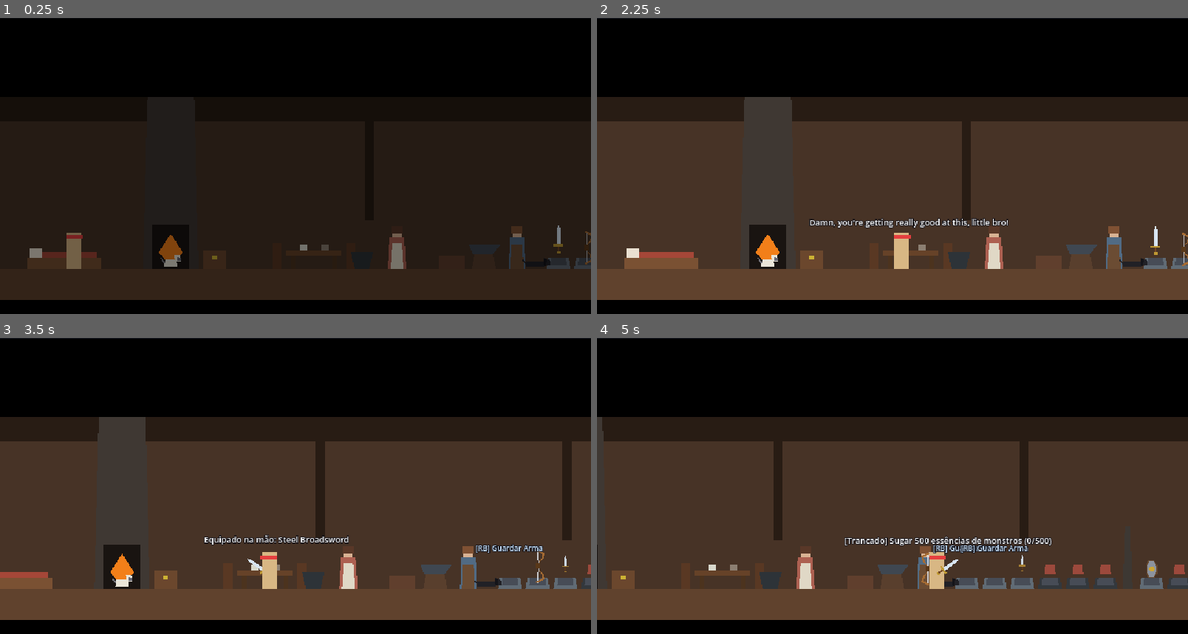
Above: before the commit, frames 1-4 (two rows, left to right).
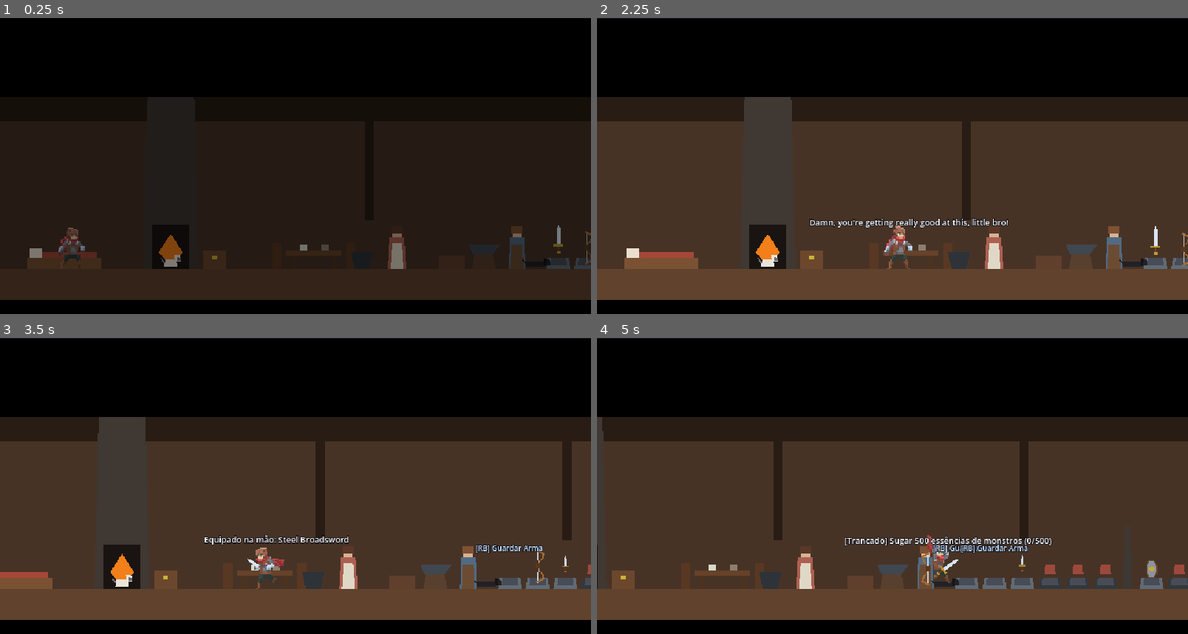
Above: after the commit, the same moments.

Repository: Theadrill/Godot-Roguelike-Prototype
Game: Godot game, scene res://src/world/hub/family_house.tscn
Two runs of this game, one before a commit and one after it. Both use one fixed random seed, a clock stepped at 60 frames per second and the inputs below.
Inputs (mouse positions are in pixels of both pictures, inside the frame that each line leads up to):
- Up to frame 1 (0.25 s): no input
- Up to frame 2 (2.25 s): tap Enter (ui_accept) at 0.5 s; move the mouse to (992, 251) at 0.52 s; press the mouse at (992, 251) at 0.53 s; hold D (move_right) 0.53-2 s; tap Space (jump) at 0.77, 1.07, 1.52, 1.82 s; right-click (992, 251) at 0.8 s; move the mouse to (1117, 251) at 1.27 s; release the mouse at (1117, 251) at 1.28 s; right-click (1117, 251) at 1.35 s; click (1117, 251) at 1.42 s; tap Q (heal) at 1.55 s; click "X" at 2 s
- Up to frame 3 (3.5 s): move the mouse to (561, 571) at 2.77 s; hold A (move_left) from 2.78 s (still down); hold Shift (roll) from 2.78 s (still down); tap Q (heal) at 2.85 s; click (561, 571) at 2.92 s
- Up to frame 4 (5 s): move the mouse to (1134, 571) at 3.52 s; release A (move_left) at 3.53 s; release Shift (roll) at 3.53 s; hold D (move_right) from 3.53 s (still down); tap Shift (roll) at 3.6 s; click (1134, 571) at 3.67 s; tap Space (jump) at 3.77, 3.8, 4.07 s; move the mouse to (1128, 571) at 4.27 s; hold Space (jump) from 4.28 s (still down); click (1128, 571) at 4.55 s

The runs differ from the first frame. In frame 1, 0.4% of the frame differs, in the area x 9-15%, y 70-85%; in frame 2, 0.5%; in frame 3, 0.5%, in the area x 43-49%, y 70-85%; in frame 4, 0.4%.

Commit message:
feat(player): integrate adventurer sprites for idle, run, jump, fall and crouch

Diff:
--- /dev/null
+++ b/assets/player/adventurer/player_frames.tres
@@ -0,0 +1,189 @@
+[gd_resource type="SpriteFrames" load_steps=29 format=3 uid="uid://player_frames_unified_01"]
+
+[ext_resource type="Texture2D" path="res://assets/player/adventurer/idle/player_idle_sheet.png" id="1_idle_sheet"]
+[ext_resource type="Texture2D" path="res://assets/player/adventurer/run/player_run_sheet.png" id="2_run_sheet"]
+[ext_resource type="Texture2D" path="res://assets/player/adventurer/jump/player_jump_sheet.png" id="3_jump_sheet"]
+[ext_resource type="Texture2D" path="res://assets/player/adventurer/crouch/player_crouch_sheet.png" id="4_crouch_sheet"]
+[ext_resource type="Texture2D" path="res://assets/player/adventurer/fall/player_fall_sheet.png" id="5_fall_sheet"]
+
+[sub_resource type="AtlasTexture" id="AtlasTexture_idle_0"]
+atlas = ExtResource("1_idle_sheet")
+region = Rect2(0, 0, 83, 62)
+
+[sub_resource type="AtlasTexture" id="AtlasTexture_idle_1"]
+atlas = ExtResource("1_idle_sheet")
+region = Rect2(83, 0, 83, 62)
+
+[sub_resource type="AtlasTexture" id="AtlasTexture_idle_2"]
+atlas = ExtResource("1_idle_sheet")
+region = Rect2(0, 62, 83, 62)
+
+[sub_resource type="AtlasTexture" id="AtlasTexture_idle_3"]
+atlas = ExtResource("1_idle_sheet")
+region = Rect2(83, 62, 83, 62)
+
+[sub_resource type="AtlasTexture" id="AtlasTexture_run_0"]
+atlas = ExtResource("2_run_sheet")
+region = Rect2(0, 0, 83, 62)
+
+[sub_resource type="AtlasTexture" id="AtlasTexture_run_1"]
+atlas = ExtResource("2_run_sheet")
+region = Rect2(83, 0, 83, 62)
+
+[sub_resource type="AtlasTexture" id="AtlasTexture_run_2"]
+atlas = ExtResource("2_run_sheet")
+region = Rect2(0, 62, 83, 62)
+
+[sub_resource type="AtlasTexture" id="AtlasTexture_run_3"]
+atlas = ExtResource("2_run_sheet")
+region = Rect2(83, 62, 83, 62)
+
+[sub_resource type="AtlasTexture" id="AtlasTexture_run_4"]
+atlas = ExtResource("2_run_sheet")
+region = Rect2(0, 124, 83, 62)
+
+[sub_resource type="AtlasTexture" id="AtlasTexture_run_5"]
+atlas = ExtResource("2_run_sheet")
+region = Rect2(83, 124, 83, 62)
+
+[sub_resource type="AtlasTexture" id="AtlasTexture_jump_0"]
+atlas = ExtResource("3_jump_sheet")
+region = Rect2(0, 0, 83, 62)
+
+[sub_resource type="AtlasTexture" id="AtlasTexture_jump_1"]
+atlas = ExtResource("3_jump_sheet")
+region = Rect2(83, 0, 83, 62)
+
+[sub_resource type="AtlasTexture" id="AtlasTexture_jump_2"]
+atlas = ExtResource("3_jump_sheet")
+region = Rect2(0, 62, 83, 62)
+
+[sub_resource type="AtlasTexture" id="AtlasTexture_jump_3"]
+atlas = ExtResource("3_jump_sheet")
+region = Rect2(83, 62, 83, 62)
+
+[sub_resource type="AtlasTexture" id="AtlasTexture_crouch_0"]
+atlas = ExtResource("4_crouch_sheet")
+region = Rect2(0, 0, 83, 62)
+
+[sub_resource type="AtlasTexture" id="AtlasTexture_crouch_1"]
+atlas = ExtResource("4_crouch_sheet")
+region = Rect2(83, 0, 83, 62)
+
+[sub_resource type="AtlasTexture" id="AtlasTexture_crouch_2"]
+atlas = ExtResource("4_crouch_sheet")
+region = Rect2(0, 62, 83, 62)
+
+[sub_resource type="AtlasTexture" id="AtlasTexture_crouch_3"]
+atlas = ExtResource("4_crouch_sheet")
+region = Rect2(83, 62, 83, 62)
+
+[sub_resource type="AtlasTexture" id="AtlasTexture_fall_0"]
+atlas = ExtResource("5_fall_sheet")
+region = Rect2(0, 0, 83, 62)
+
+[sub_resource type="AtlasTexture" id="AtlasTexture_fall_1"]
+atlas = ExtResource("5_fall_sheet")
+region = Rect2(0, 62, 83, 62)
+
+[resource]
+animations = [{
+"frames": [{
+"duration": 1.0,
+"texture": SubResource("AtlasTexture_crouch_0")
+}, {
+"duration": 1.0,
+"texture": SubResource("AtlasTexture_crouch_1")
+}, {
+"duration": 1.0,
+"texture": SubResource("AtlasTexture_crouch_2")
+}, {
+"duration": 1.0,
+"texture": SubResource("AtlasTexture_crouch_3")
+}],
+"loop": true,
+"name": &"crouch",
+"speed": 6.0
+}, {
+"frames": [{
+"duration": 1.0,
+"texture": SubResource("AtlasTexture_fall_0")
+}, {
+"duration": 1.0,
+"texture": SubResource("AtlasTexture_fall_1")
+}],
+"loop": true,
+"name": &"fall",
+"speed": 6.0
+}, {
+"frames": [{
+"duration": 1.0,
+"texture": SubResource("AtlasTexture_jump_2")
+}, {
+"duration": 1.0,
+"texture": SubResource("AtlasTexture_fall_0")
+}, {
+"duration": 1.0,
+"texture": SubResource("AtlasTexture_fall_1")
+}],
+"loop": false,
+"name": &"fall_from_jump",
+"speed": 9.0
+}, {
+"frames": [{
+"duration": 1.0,
+"texture": SubResource("AtlasTexture_idle_0")
+}, {
+"duration": 1.0,
+"texture": SubResource("AtlasTexture_idle_1")
+}, {
+"duration": 1.0,
+"texture": SubResource("AtlasTexture_idle_2")
+}, {
+"duration": 1.0,
+"texture": SubResource("AtlasTexture_idle_3")
+}],
+"loop": true,
+"name": &"idle",
+"speed": 6.0
+}, {
+"frames": [{
+"duration": 1.0,
+"texture": SubResource("AtlasTexture_jump_0")
+}, {
+"duration": 1.0,
+"texture": SubResource("AtlasTexture_jump_1")
+}, {
+"duration": 1.0,
+"texture": SubResource("AtlasTexture_jump_2")
+}, {
+"duration": 1.0,
+"texture": SubResource("AtlasTexture_jump_3")
+}],
+"loop": false,
+"name": &"jump",
+"speed": 10.0
+}, {
+"frames": [{
+"duration": 1.0,
+"texture": SubResource("AtlasTexture_run_0")
+}, {
+"duration": 1.0,
+"texture": SubResource("AtlasTexture_run_1")
+}, {
+"duration": 1.0,
+"texture": SubResource("AtlasTexture_run_2")
+}, {
+"duration": 1.0,
+"texture": SubResource("AtlasTexture_run_3")
+}, {
+"duration": 1.0,
+"texture": SubResource("AtlasTexture_run_4")
+}, {
+"duration": 1.0,
+"texture": SubResource("AtlasTexture_run_5")
+}],
+"loop": true,
+"name": &"run",
+"speed": 10.0
+}]
--- a/src/core/state_machine.gd
+++ b/src/core/state_machine.gd
@@ -5,6 +5,7 @@
 @export var initial_state: State
 
 var current_state: State
+var previous_state: State = null
 var states: Dictionary = {}
 
 func _ready() -> void:
@@ -46,6 +47,8 @@
 	if current_state == new_state:
 		return
 
+	previous_state = current_state
+
 	if current_state:
 		current_state.exit()
 
--- a/src/entities/player/player.gd
+++ b/src/entities/player/player.gd
@@ -108,6 +108,8 @@
 @onready var collision_shape: CollisionShape2D = $CollisionShape2D
 @onready var visual: Node2D = $Visual
 @onready var body_polygon: Polygon2D = $Visual/BodyPlaceholder
+@onready var player_sprite: AnimatedSprite2D = $Visual.get_node_or_null("PlayerSprite") as AnimatedSprite2D
+@onready var idle_sprite: AnimatedSprite2D = player_sprite
 @onready var ceiling_check: RayCast2D = $CeilingCheck
 @onready var enemy_overlap_detector: Area2D = $EnemyOverlapDetector
 @onready var hitbox: Hitbox = $Visual/Hitbox
@@ -153,6 +155,9 @@
 		var default_shield := load("res://src/entities/equipment/shields/shield_buckler_base.tres") as ShieldData
 		if default_shield:
 			shield = default_shield
+
+	if player_sprite:
+		player_sprite.animation_finished.connect(_on_player_sprite_animation_finished)
 
 	_refresh_equipped_visuals()
 	_update_equipment_depth()
@@ -322,6 +327,37 @@
 		else:
 			main_hand_socket.rotation_degrees = -35.0
 
+func play_animation(anim_name: StringName) -> void:
+	if not player_sprite:
+		return
+	player_sprite.visible = true
+	if body_polygon:
+		body_polygon.visible = false
+	var headband := visual.get_node_or_null("HeadbandPlaceholder") as CanvasItem
+	if headband:
+		headband.visible = false
+
+	# All animations now follow the standardized 83x62 canvas with feet at row 60 (y = 0 in world)
+	player_sprite.position = Vector2(-2, -29)
+
+	if player_sprite.sprite_frames and player_sprite.sprite_frames.has_animation(anim_name):
+		player_sprite.play(anim_name)
+
+func _on_player_sprite_animation_finished() -> void:
+	# Transição suave: após a ponte de desenrolar do pulo, mantém o loop de queda fluida
+	if player_sprite and player_sprite.animation == &"fall_from_jump":
+		player_sprite.play(&"fall")
+
+func stop_animation() -> void:
+	if player_sprite:
+		player_sprite.visible = false
+		player_sprite.stop()
+	if body_polygon:
+		body_polygon.visible = true
+	var headband := visual.get_node_or_null("HeadbandPlaceholder") as CanvasItem
+	if headband:
+		headband.visible = true
+
 func _physics_process(delta: float) -> void:
 	if is_dead:
 		velocity.x = move_toward(velocity.x, 0.0, 900.0 * delta)
@@ -617,7 +653,8 @@
 	if crouched:
 		rect.size = Vector2(16.0, 20.0)
 		collision_shape.position = Vector2(0.0, -10.0)
-		visual.scale.y = 0.5
+		if not player_sprite or not player_sprite.visible:
+			visual.scale.y = 0.5
 		if hurtbox and hurtbox.has_node("CollisionShape2D"):
 			var h_rect := hurtbox.get_node("CollisionShape2D").shape as RectangleShape2D
 			if h_rect:
--- a/src/entities/player/player.tscn
+++ b/src/entities/player/player.tscn
@@ -23,6 +23,7 @@
 [ext_resource type="Script" path="res://src/entities/player/states/ranged_attack_state.gd" id="21_ranged_attack"]
 [ext_resource type="Script" path="res://src/entities/player/states/heal_state.gd" id="22_heal"]
 [ext_resource type="PackedScene" path="res://src/ui/death_screen.tscn" id="23_death_screen"]
+[ext_resource type="SpriteFrames" uid="uid://player_frames_unified_01" path="res://assets/player/adventurer/player_frames.tres" id="24_player_frames"]
 
 [sub_resource type="RectangleShape2D" id="RectangleShape2D_1"]
 resource_local_to_scene = true
@@ -109,6 +110,12 @@
 z_index = -1
 position = Vector2(7, -19)
 
+[node name="PlayerSprite" type="AnimatedSprite2D" parent="Visual"]
+visible = false
+position = Vector2(-2, -29)
+sprite_frames = ExtResource("24_player_frames")
+animation = &"idle"
+
 [node name="BodyPlaceholder" type="Polygon2D" parent="Visual"]
 color = Color(0.18, 0.58, 0.58, 1)
 polygon = PackedVector2Array(-8, 0, 8, 0, 8, -40, -8, -40)
--- a/src/entities/player/states/crouch_state.gd
+++ b/src/entities/player/states/crouch_state.gd
@@ -9,10 +9,12 @@
 func enter() -> void:
 	player = character as Player
 	player.velocity.x = 0.0
+	player.play_animation(&"crouch")
 	player.set_crouched(true)
 
 func exit() -> void:
 	player.set_crouched(false)
+	player.stop_animation()
 
 func physics_update(delta: float) -> void:
 	if player.is_input_locked:
--- a/src/entities/player/states/double_jump_state.gd
+++ b/src/entities/player/states/double_jump_state.gd
@@ -9,6 +9,10 @@
 	player.velocity.y = player.double_jump_velocity
 	player.is_wall_recovery_active = false
 	player.fall_peak_y = minf(player.fall_peak_y, player.global_position.y)
+	player.play_animation(&"jump")
+
+func exit() -> void:
+	player.stop_animation()
 
 func physics_update(delta: float) -> void:
 	# Wall jump OR Wall Regrab Recovery check if pressing jump while touching wall
--- a/src/entities/player/states/fall_state.gd
+++ b/src/entities/player/states/fall_state.gd
@@ -9,6 +9,15 @@
 		player.fall_peak_y = player.global_position.y
 	else:
 		player.fall_peak_y = minf(player.fall_peak_y, player.global_position.y)
+
+	var prev_state_name: String = state_machine.previous_state.name if state_machine and state_machine.previous_state else ""
+	if prev_state_name in ["Jump", "DoubleJump", "WallJump"]:
+		player.play_animation(&"fall_from_jump")
+	else:
+		player.play_animation(&"fall")
+
+func exit() -> void:
+	player.stop_animation()
 
 func physics_update(delta: float) -> void:
 	if player.is_on_floor():
--- a/src/entities/player/states/hard_landing_state.gd
+++ b/src/entities/player/states/hard_landing_state.gd
@@ -13,6 +13,7 @@
 	player = character as Player
 	player.velocity = Vector2.ZERO
 	recovery_timer = 0.0
+	player.play_animation(&"idle")
 
 	# Squash on knee impact: squashed Y (crouch height) and wider X
 	var face: float = float(player.facing_direction)
@@ -21,6 +22,7 @@
 func exit() -> void:
 	var face: float = float(player.facing_direction)
 	player.visual.scale = Vector2(face, 1.0)
+	player.stop_animation()
 
 func physics_update(delta: float) -> void:
 	player.velocity.x = 0.0
--- a/src/entities/player/states/idle_state.gd
+++ b/src/entities/player/states/idle_state.gd
@@ -27,9 +27,11 @@
 	break_anim_time = 0.0
 	player.fall_peak_y = player.global_position.y
 	_reset_break_visuals()
+	player.play_animation(&"idle")
 
 func exit() -> void:
 	_reset_break_visuals()
+	player.stop_animation()
 
 func _reset_break_visuals() -> void:
 	is_in_idle_break = false
@@ -107,6 +109,11 @@
 	player.move_and_slide()
 
 func _process_breathing_visuals(delta: float) -> void:
+	if player.idle_sprite and player.idle_sprite.visible:
+		# O sprite já possui sua própria animação de respiração desenhada nos frames
+		player.move_and_slide()
+		return
+
 	# Continuous Breathing (Occurs constantly while idle)
 	# Feet (y = 0) stay 100% planted on the ground; only upper body squashes and stretches gently.
 	breath_time += delta
--- a/src/entities/player/states/jump_state.gd
+++ b/src/entities/player/states/jump_state.gd
@@ -9,6 +9,10 @@
 	player.last_wall_jump_normal_x = 0.0
 	player.is_wall_recovery_active = false
 	player.fall_peak_y = player.global_position.y
+	player.play_animation(&"jump")
+
+func exit() -> void:
+	player.stop_animation()
 
 func physics_update(delta: float) -> void:
 	# Wall jump check: kick off wall if pressing jump while touching wall in air
--- a/src/entities/player/states/run_state.gd
+++ b/src/entities/player/states/run_state.gd
@@ -6,6 +6,10 @@
 func enter() -> void:
 	player = character as Player
 	player.fall_peak_y = player.global_position.y
+	player.play_animation(&"run")
+
+func exit() -> void:
+	player.stop_animation()
 
 func physics_update(delta: float) -> void:
 	if player.is_input_locked:
Binary file added: assets/player/adventurer/crouch/individual/adventurer_crouch_00.png
Not shown, added: assets/player/adventurer/crouch/individual/adventurer_crouch_00.png.import
Binary file added: assets/player/adventurer/crouch/individual/adventurer_crouch_01.png
Not shown, added: assets/player/adventurer/crouch/individual/adventurer_crouch_01.png.import
Binary file added: assets/player/adventurer/crouch/individual/adventurer_crouch_02.png
Not shown, added: assets/player/adventurer/crouch/individual/adventurer_crouch_02.png.import
Binary file added: assets/player/adventurer/crouch/individual/adventurer_crouch_03.png
Not shown, added: assets/player/adventurer/crouch/individual/adventurer_crouch_03.png.import
Binary file added: assets/player/adventurer/crouch/player_crouch_sheet.png
Not shown, added: assets/player/adventurer/crouch/player_crouch_sheet.png.import
Binary file added: assets/player/adventurer/fall/individual/adventurer_fall_00.png
Not shown, added: assets/player/adventurer/fall/individual/adventurer_fall_00.png.import
(and 27 more such lines)
